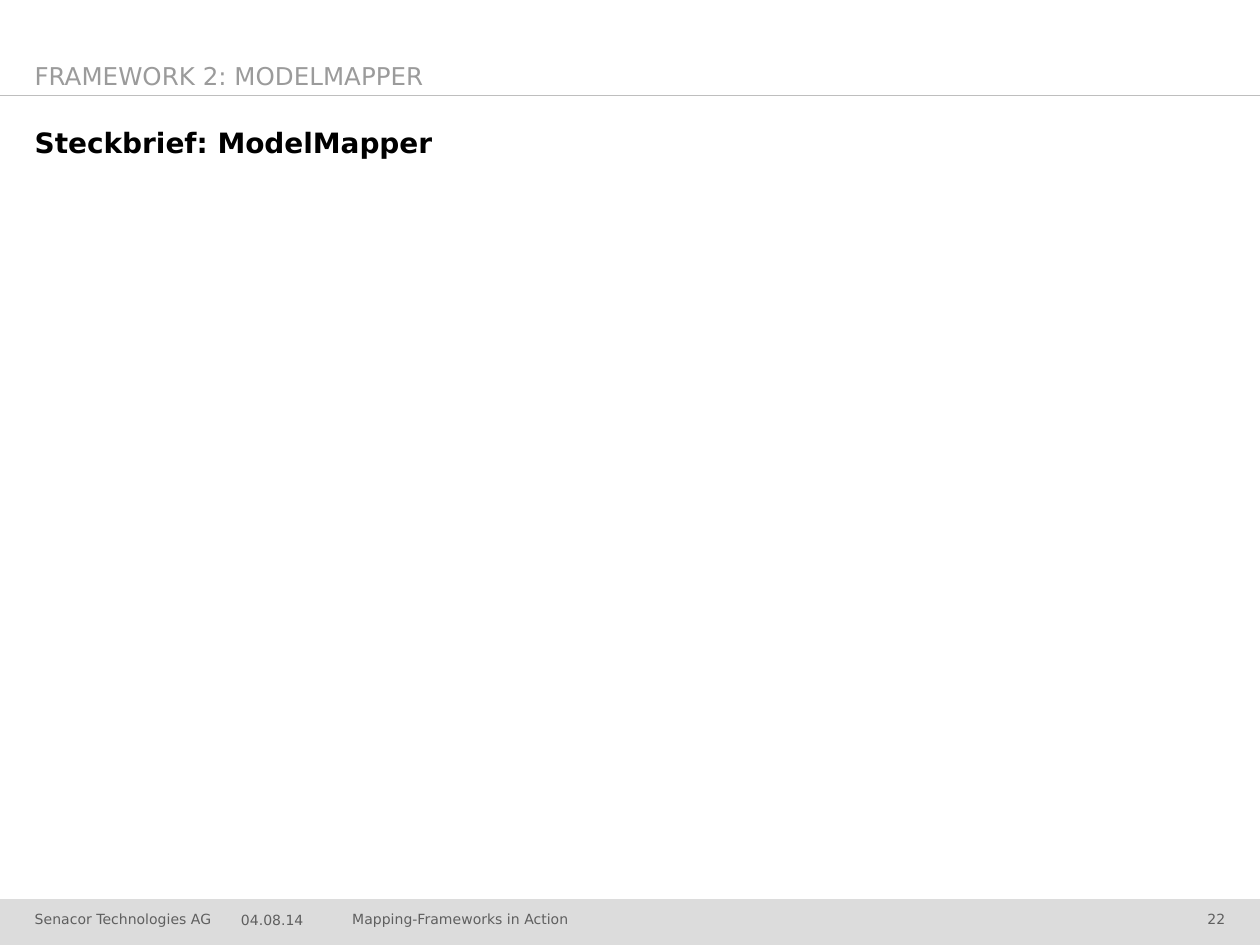
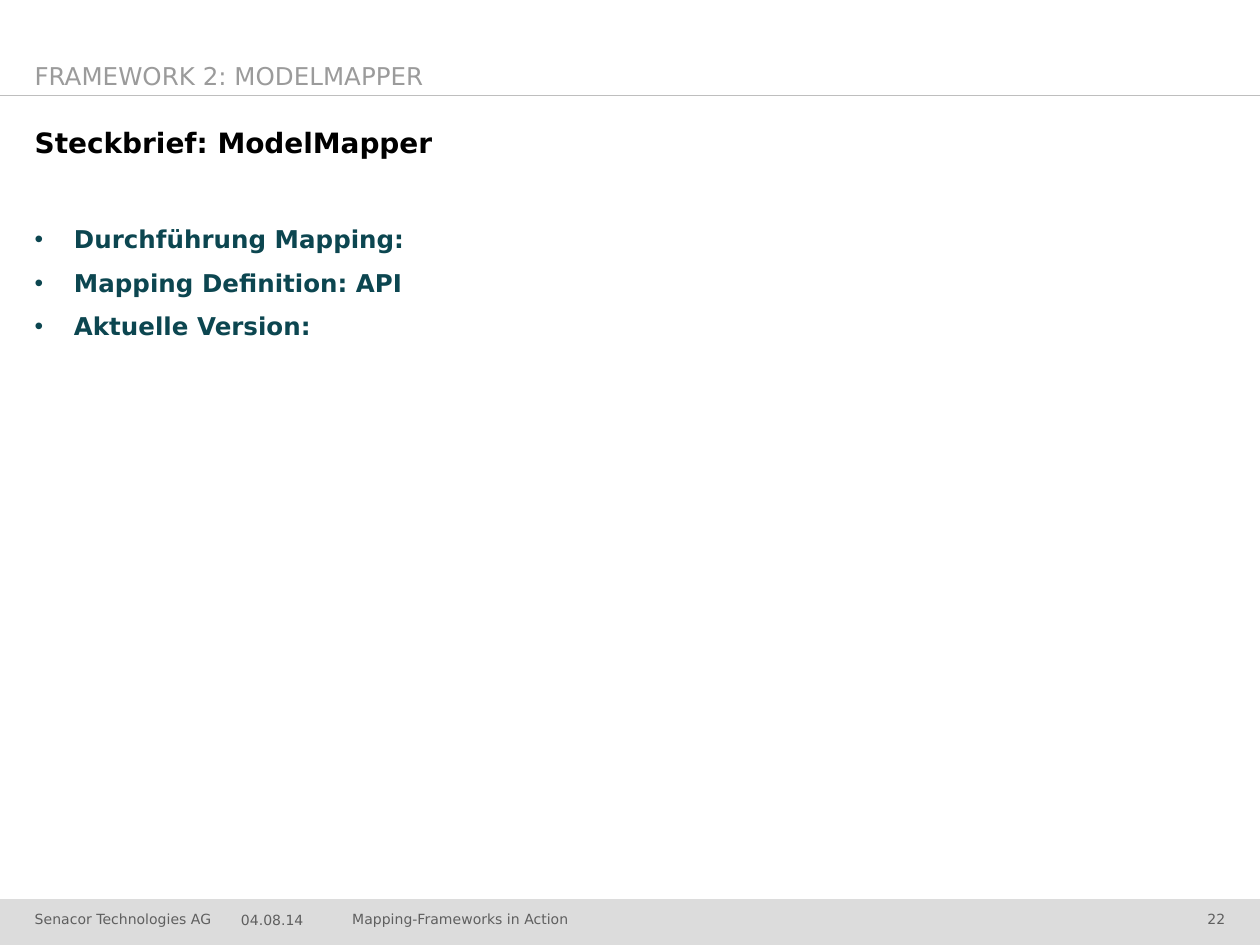
Before and after one commit to jschwalb/Mappings, a slide deck: slide 22 of presentation.pptx. Drawn at 1260x945 pixels with LibreOffice and Linux fonts; fonts in the diff are those of the drawing; background and template pictures are left out. Boxes give left, top, right and bottom in pixels: in the first picture for what was removed or moved away, otherwise in the second. Text is boxed around its words. In the diff, an @@ line names an element or a change of style, - is before the commit and + after.

```diff
--- a/presentation.pptx
+++ b/presentation.pptx
@@ text added at <box>74,229,404,336</box>, 14 pt, text #0C4650, bold @@
+• Durchführung Mapping:
+• Mapping Definition: API
+• Aktuelle Version:
```
Also in this commit, not shown: 2 other slides changed.
